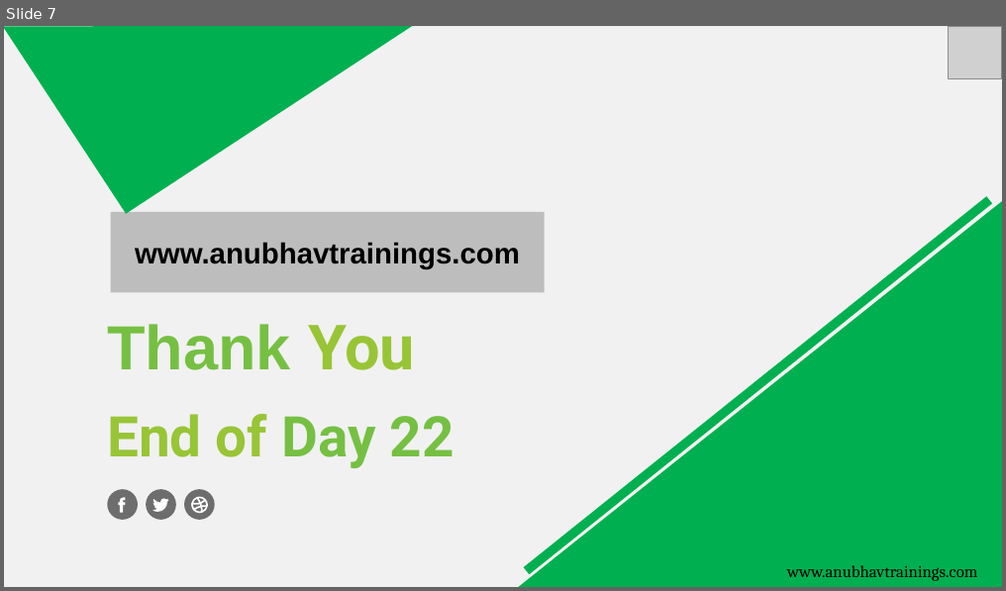
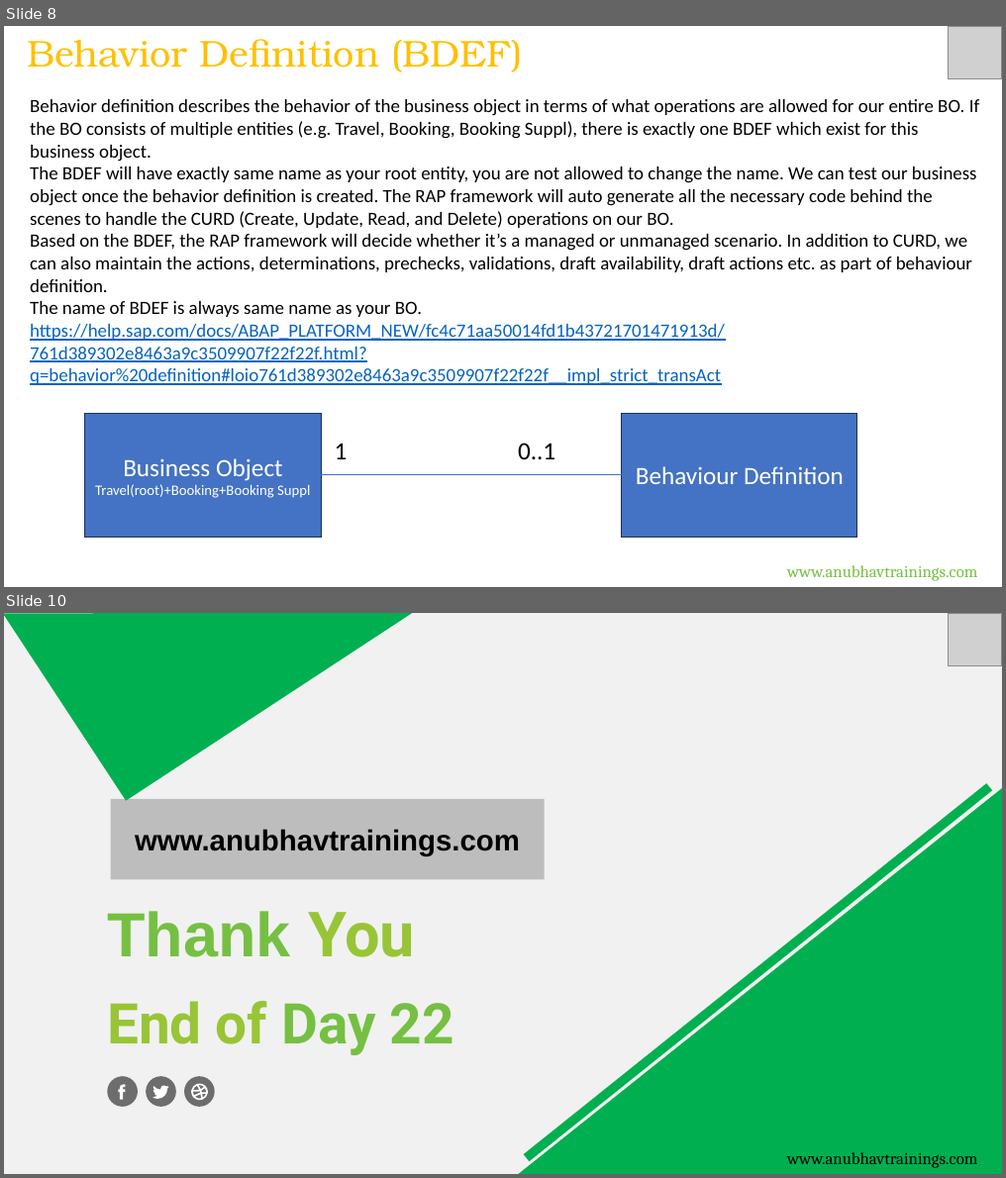
Before and after one commit to soyuztechnologies/Sony_SAP_BTP_Training, a slide deck: Day 22/DAY-22.pptx. Shown one above the other, each under a label of ours: slide 7 before the commit, slides 8 and 10 after it; the slides between them are not shown. The pictures are 1006x591 and 1006x1178 pixels, drawn with LibreOffice and Linux fonts; fonts in the diff are those of the drawing; grey boxes stand for pictures. Boxes give left, top, right and bottom in pixels: in the first picture for what was removed or moved away, otherwise in the second. Text is boxed around its words. In the diff, an @@ line names an element or a change of style, - is before the commit and + after.

Commit message:
Auto bot updater Anubhav Trainings

```diff
--- a/Day 22/DAY-22.pptx
+++ b/Day 22/DAY-22.pptx
@@ slide 8 added at (4,26,1002,587), background #FFFFFF @@
@@ text added at (27,39,522,73), 36 pt, text #FFC000 @@
+Behavior Definition (BDEF)
@@ picture added at (948,26,1002,79) @@
@@ text added at (30,99,980,385), 18 pt, text #000000 @@
+Behavior definition describes the behavior of the business object in terms of what operations are allowed for our entire BO. If the BO consists of multiple entities (e.g. Travel, Booking, Booking Suppl), there is exactly one BDEF which exist for this business object.
+The BDEF will have exactly same name as your root entity, you are not allowed to change the name. We can test our business object once the behavior definition is created. The RAP framework will auto generate all the necessary code behind the scenes to handle the CURD (Create, Update, Read, and Delete) operations on our BO.
+Based on the BDEF, the RAP framework will decide whether it’s a managed or unmanaged scenario. In addition to CURD, we can also maintain the actions, determinations, prechecks, validations, draft availability, draft actions etc. as part of behaviour definition.
+The name of BDEF is always same name as your BO.
+https://help.sap.com/docs/ABAP_PLATFORM_NEW/fc4c71aa50014fd1b43721701471913d/761d389302e8463a9c3509907f22f22f.html?q=behavior%20definition#loio761d389302e8463a9c3509907f22f22f__impl_strict_transAct
@@ rectangle added at (85,414,321,537), fill #4472C4, outline #1C3052 1 pt, 14 pt, text #FFFFFF @@
+Business Object
+Travel(root)+Booking+Booking Suppl
@@ rectangle added at (622,414,857,537), fill #4472C4, outline #1C3052 1 pt, 24 pt, text #FFFFFF @@
+Behaviour Definition
@@ text added at (335,443,555,460), 24 pt, text #000000 @@
+1 0..1
@@ line added from (321, 475) to (622, 475), #4472C4 0.75 pt @@
@@ text added at (787,566,977,581), 16 pt, text #75C042 @@
+www.anubhavtrainings.com
@@ what was slide 7 is now slide 10 @@
```
Also in this commit, not shown: 2 other slides added, 13 other files.
